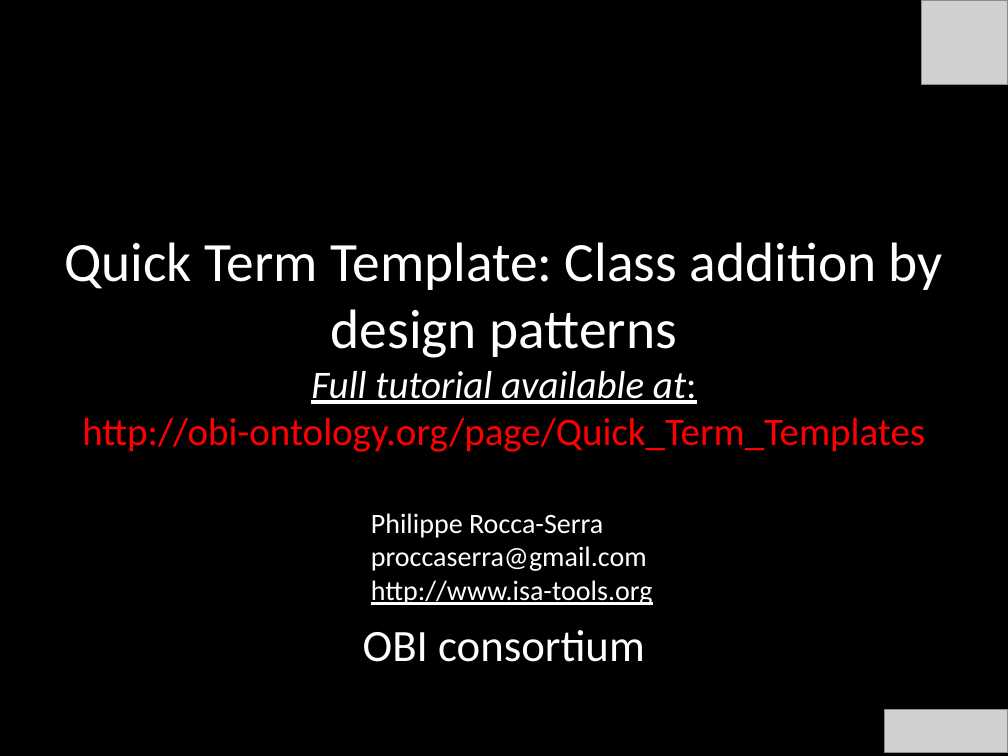
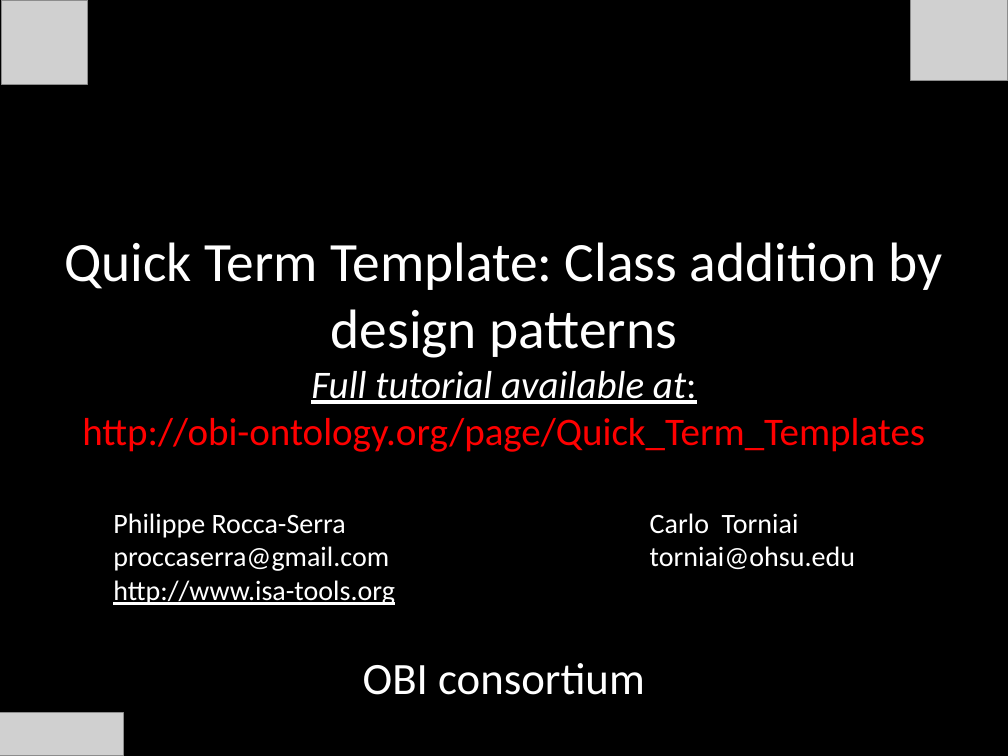
Before and after one commit to obi-ontology/obi-legacy-svn, a slide deck: slide 1 of trunk/docs/presentations/OBI tutorial July 2011 ICBO/OBI-QTT&designpatterns.pptx. Drawn at 1008x756 pixels with LibreOffice and Linux fonts; fonts in the diff are those of the drawing; grey boxes stand for pictures; background and template pictures are left out. Boxes give left, top, right and bottom in pixels: in the first picture for what was removed or moved away, otherwise in the second. Text is boxed around its words. In the diff, an @@ line names an element or a change of style, - is before the commit and + after.

```diff
--- a/trunk/docs/presentations/OBI tutorial July 2011 ICBO/OBI-QTT&designpatterns.pptx
+++ b/trunk/docs/presentations/OBI tutorial July 2011 ICBO/OBI-QTT&designpatterns.pptx
@@ picture: place and size @@
-picture at (922,0,1008,85)
+picture at (1,0,87,85)
@@ picture added at (910,0,1008,81) @@
@@ text "Philippe Rocca-Serra": place and size @@
-text "Philippe Rocca-Serra" at (371,513,653,605)
+text "Philippe Rocca-Serra" at (113,513,395,605)
@@ text added at (650,513,855,569), 20 pt, text #FFFFFF @@
+Carlo Torniai
+torniai@ohsu.edu
@@ subtitle "OBI consortium": place and size @@
-subtitle "OBI consortium" at (363,630,645,662)
+subtitle "OBI consortium" at (363,663,645,695)
@@ picture: place and size @@
-picture at (885,710,1008,753)
+picture at (0,713,123,756)
```
Also in this commit, not shown: 2 other slides changed, 1 slide added, 1 slide removed.
